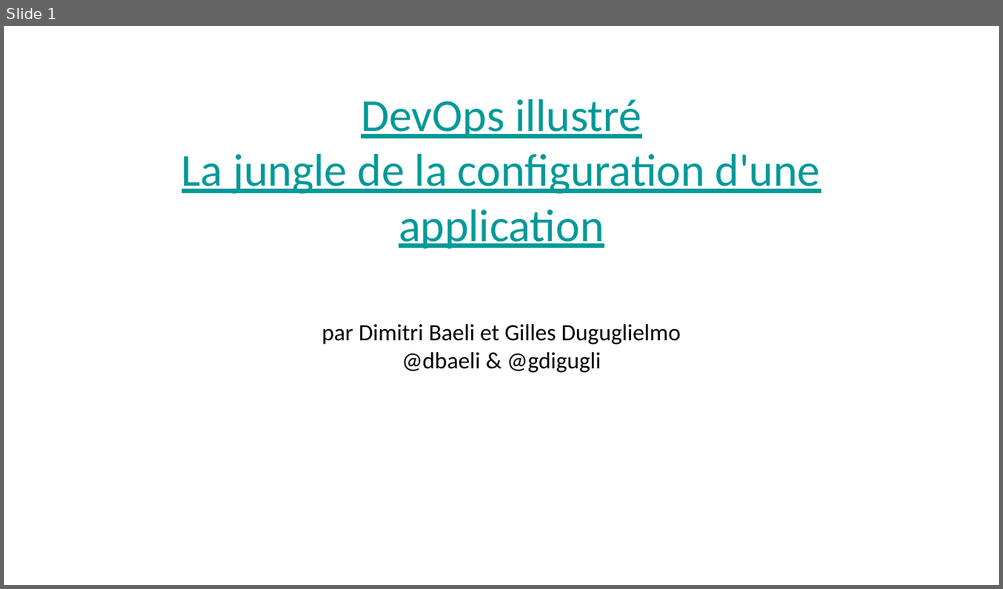
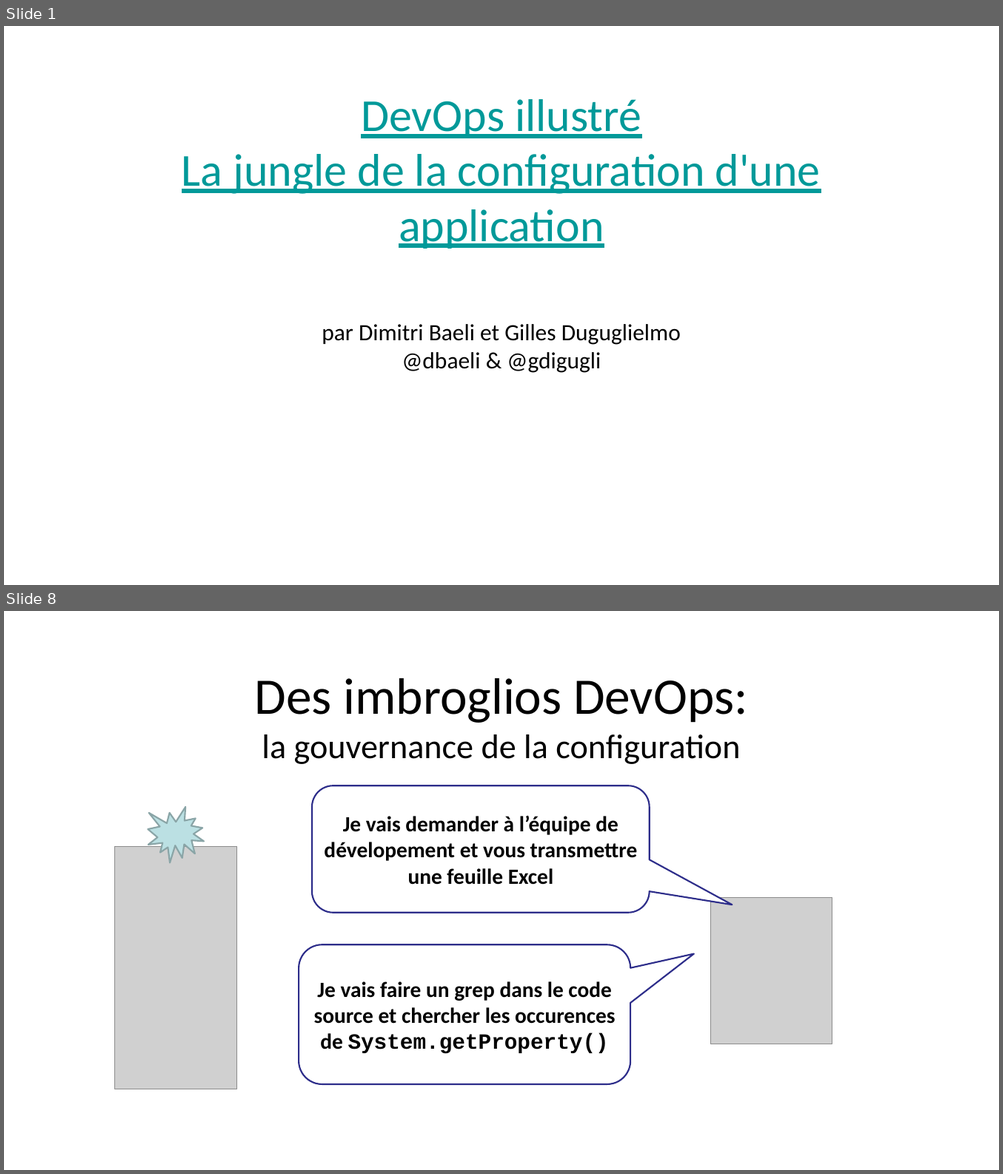
Before and after one commit to dbaeli/conf4j, a slide deck: Devops_Configuration_Jungle_Devoxx_FR_2012.pptx. Shown one above the other, each under a label of ours: slide 1 before the commit, slides 1 and 8 after it; the slides between them are not shown. The pictures are 1003x589 and 1003x1174 pixels, drawn with LibreOffice and Linux fonts; fonts in the diff are those of the drawing; grey boxes stand for pictures; background and template pictures are left out. Boxes give left, top, right and bottom in pixels: in the first picture for what was removed or moved away, otherwise in the second. Text is boxed around its words. In the diff, an @@ line names an element or a change of style, - is before the commit and + after.

```diff
--- a/Devops_Configuration_Jungle_Devoxx_FR_2012.pptx
+++ b/Devops_Configuration_Jungle_Devoxx_FR_2012.pptx
@@ slide 8 added at (4,611,999,1170), background picture (left out) @@
@@ text added at (255,678,748,764), 44 pt, text #000000 @@
+Des imbroglios DevOps:
+la gouvernance de la configuration
@@ rounded speech box added at (312,786,649,912), fill #FFFFFF, outline #2D2D8A 2 pt, 28 pt, text #000000, bold @@
+Je vais demander à l’équipe de dévelopement et vous transmettre une feuille Excel
@@ irregular seal added at (148,807,204,863), fill #BBE0E3, outline #8AA6A8 2 pt @@
@@ picture added at (115,846,237,1089) @@
@@ picture added at (711,897,832,1044) @@
@@ rounded speech box added at (299,945,631,1085), fill #FFFFFF, outline #2D2D8A 2 pt, 28 pt, text #000000, bold @@
+Je vais faire un grep dans le code source et chercher les occurences de System.getProperty()
@@ page number added at (975,1154,993,1170), 14 pt, text #FFFFFF @@
+8
```
Also in this commit, not shown: 2 slides changed, 11 other slides added, 12 slides removed, 5 other files.
